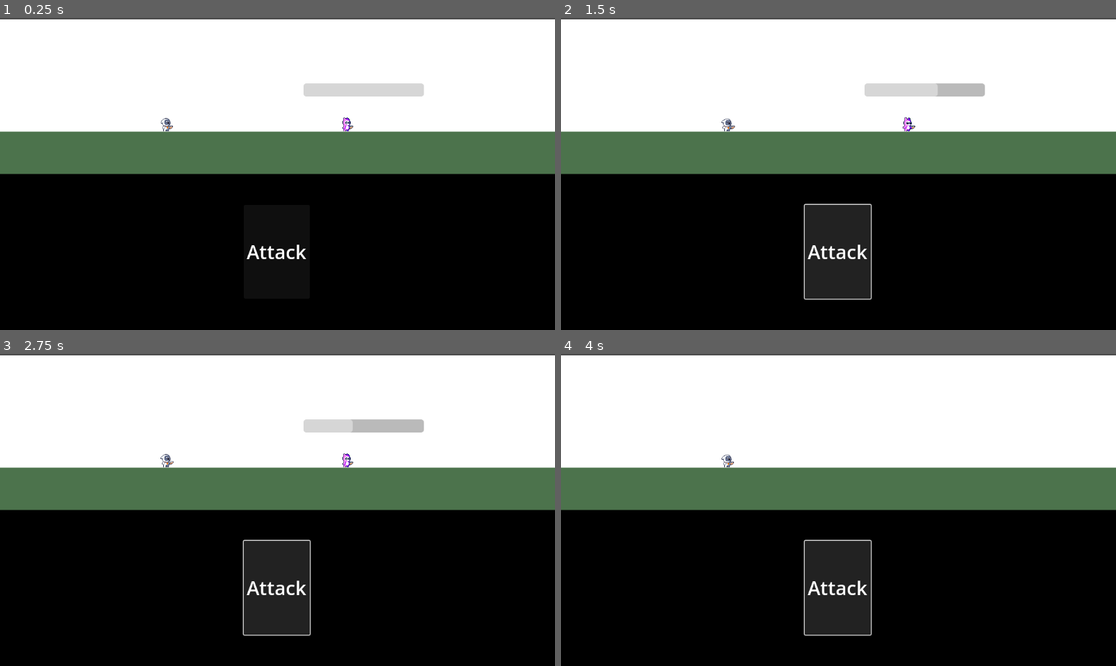
Above: before the commit, frames 1-4 (two rows, left to right).
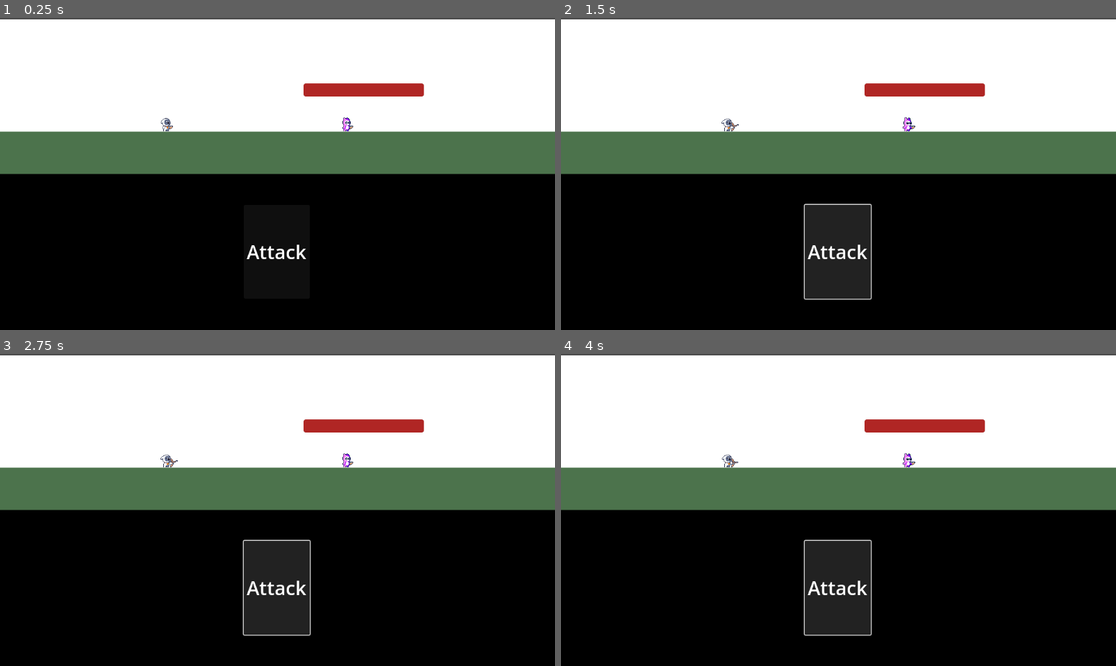
Above: after the commit, the same moments.

Repository: KylerGreen/TheAdventurersInn
Game: Godot game, scene res://Combat/combat_screen.tscn
Two runs of this game, one before a commit and one after it. Both use one fixed random seed, a clock stepped at 60 frames per second and the inputs below. This scene is started directly instead of the project's main scene.
Inputs:
- Up to frame 1 (0.25 s): no input
- Up to frame 2 (1.5 s): click "Attack" at 0.5 s; click "Attack" at 1.25 s
- Up to frame 3 (2.75 s): click "Attack" at 2 s
- Up to frame 4 (4 s): tap Enter at 2.75 s; tap Space at 3.5 s

The runs differ from the first frame. In frame 1, 0.9% of the frame differs, in the area x 54-77%, y 20-26%; in frame 2, 1.0%; in frame 3, 1.0%; in frame 4, 1.0%, in the area x 28-77%, y 20-37%.

Commit message:
Added an Attack Animation

Diff:
--- a/Combat/combat_screen.tscn
+++ b/Combat/combat_screen.tscn
@@ -1,8 +1,21 @@
-[gd_scene load_steps=4 format=3 uid="uid://bnn1ckl1lp2of"]
+[gd_scene load_steps=6 format=3 uid="uid://bnn1ckl1lp2of"]
 
 [ext_resource type="PackedScene" uid="uid://c4h3lrphnxcfo" path="res://Player/player.tscn" id="1_eujwl"]
 [ext_resource type="Script" path="res://Combat/combat_screen.gd" id="1_h4aju"]
 [ext_resource type="PackedScene" uid="uid://bde8vyu82ygpk" path="res://Enemies/enemy_1.tscn" id="2_5i270"]
+
+[sub_resource type="StyleBoxFlat" id="StyleBoxFlat_tdtl3"]
+corner_radius_top_left = 5
+corner_radius_top_right = 5
+corner_radius_bottom_right = 5
+corner_radius_bottom_left = 5
+
+[sub_resource type="StyleBoxFlat" id="StyleBoxFlat_hbimm"]
+bg_color = Color(0.692079, 0.148913, 0.140935, 1)
+corner_radius_top_left = 5
+corner_radius_top_right = 5
+corner_radius_bottom_right = 5
+corner_radius_bottom_left = 5
 
 [node name="Combat_Screen" type="Node2D"]
 script = ExtResource("1_h4aju")
@@ -14,12 +27,14 @@
 offset_bottom = 323.0
 
 [node name="ColorRect2" type="ColorRect" parent="ColorRect"]
+layout_mode = 0
 offset_top = 321.0
 offset_right = 1155.0
 offset_bottom = 647.0
 color = Color(0, 0, 0, 1)
 
 [node name="ColorRect3" type="ColorRect" parent="ColorRect/ColorRect2"]
+layout_mode = 0
 offset_left = -2.0
 offset_top = -88.0
 offset_right = 1154.0
@@ -39,6 +54,8 @@
 offset_top = -78.0
 offset_right = 155.0
 offset_bottom = -51.0
+theme_override_styles/background = SubResource("StyleBoxFlat_tdtl3")
+theme_override_styles/fill = SubResource("StyleBoxFlat_hbimm")
 max_value = 10.0
 show_percentage = false
 
@@ -63,4 +80,10 @@
 theme_override_font_sizes/font_size = 40
 text = "Attack"
 
+[node name="Timer" type="Timer" parent="."]
+unique_name_in_owner = true
+
+[connection signal="pressed" from="Button" to="Player" method="_on_button_pressed"]
 [connection signal="pressed" from="Button" to="Enemy1" method="_on_button_pressed"]
+[connection signal="timeout" from="Timer" to="Player" method="_on_timer_timeout"]
+[connection signal="timeout" from="Timer" to="Enemy1" method="_on_timer_timeout"]
--- a/Enemies/enemy_1.gd
+++ b/Enemies/enemy_1.gd
@@ -6,7 +6,14 @@
 	%Enemy1_Animation.play("Idle")
 	%EnemyHealth.value = health
 
-func _on_button_pressed():
+#func _on_button_pressed():
+	#health -= 2
+	#%EnemyHealth.value = health
+	#if health <= 0:
+		#queue_free()
+
+
+func _on_timer_timeout():
 	health -= 2
 	%EnemyHealth.value = health
 	if health <= 0:
--- a/Player/player.gd
+++ b/Player/player.gd
@@ -4,3 +4,16 @@
 
 func _ready():
 	%Player_Animation.play("Idle")
+
+func _on_button_pressed():
+	%Arm_Animation.visible = true
+	%Player_Animation.play("Attack")
+	%Arm_Animation.play("Attack")
+	%Timer.start()
+
+func _on_timer_timeout():
+	%Timer.stop()
+	%Player_Animation.stop()
+	%Arm_Animation.stop()
+	%Arm_Animation.visible = false
+	%Player_Animation.play("Idle")
--- a/Player/player.tscn
+++ b/Player/player.tscn
@@ -1,7 +1,83 @@
-[gd_scene load_steps=9 format=3 uid="uid://c4h3lrphnxcfo"]
+[gd_scene load_steps=24 format=3 uid="uid://c4h3lrphnxcfo"]
 
 [ext_resource type="Script" path="res://Player/player.gd" id="1_raysf"]
 [ext_resource type="Texture2D" uid="uid://b5h0huppvt2j3" path="res://Assets/craftpix-net-661050-free-tiny-pixel-hero-sprites-with-bow-attacks/2/Idle.png" id="2_bjbs7"]
+[ext_resource type="Texture2D" uid="uid://c8ctwkxsv7gpg" path="res://Assets/craftpix-net-661050-free-tiny-pixel-hero-sprites-with-bow-attacks/2/Attack.png" id="2_pkn8v"]
+[ext_resource type="Texture2D" uid="uid://cr0ycd47jjqe1" path="res://Assets/craftpix-net-661050-free-tiny-pixel-hero-sprites-with-bow-attacks/2/3.png" id="4_npr85"]
+
+[sub_resource type="AtlasTexture" id="AtlasTexture_3qa2f"]
+atlas = ExtResource("4_npr85")
+region = Rect2(0, 0, 42, 42)
+
+[sub_resource type="AtlasTexture" id="AtlasTexture_lv3wb"]
+atlas = ExtResource("4_npr85")
+region = Rect2(42, 0, 42, 42)
+
+[sub_resource type="AtlasTexture" id="AtlasTexture_y4eu4"]
+atlas = ExtResource("4_npr85")
+region = Rect2(84, 0, 42, 42)
+
+[sub_resource type="AtlasTexture" id="AtlasTexture_br3bb"]
+atlas = ExtResource("4_npr85")
+region = Rect2(126, 0, 42, 42)
+
+[sub_resource type="AtlasTexture" id="AtlasTexture_gy5ep"]
+atlas = ExtResource("4_npr85")
+region = Rect2(168, 0, 42, 42)
+
+[sub_resource type="AtlasTexture" id="AtlasTexture_ncs8o"]
+atlas = ExtResource("4_npr85")
+region = Rect2(210, 0, 42, 42)
+
+[sub_resource type="SpriteFrames" id="SpriteFrames_pueq4"]
+animations = [{
+"frames": [{
+"duration": 1.0,
+"texture": SubResource("AtlasTexture_3qa2f")
+}, {
+"duration": 1.0,
+"texture": SubResource("AtlasTexture_lv3wb")
+}, {
+"duration": 1.0,
+"texture": SubResource("AtlasTexture_y4eu4")
+}, {
+"duration": 1.0,
+"texture": SubResource("AtlasTexture_br3bb")
+}, {
+"duration": 1.0,
+"texture": SubResource("AtlasTexture_gy5ep")
+}, {
+"duration": 1.0,
+"texture": SubResource("AtlasTexture_ncs8o")
+}],
+"loop": true,
+"name": &"Attack",
+"speed": 5.0
+}]
+
+[sub_resource type="AtlasTexture" id="AtlasTexture_gm6gi"]
+atlas = ExtResource("2_pkn8v")
+region = Rect2(210, 0, 42, 42)
+
+[sub_resource type="AtlasTexture" id="AtlasTexture_msgs8"]
+atlas = ExtResource("2_pkn8v")
+region = Rect2(0, 0, 42, 42)
+
+[sub_resource type="AtlasTexture" id="AtlasTexture_shqi1"]
+atlas = ExtResource("2_pkn8v")
+region = Rect2(42, 0, 42, 42)
+
+[sub_resource type="AtlasTexture" id="AtlasTexture_bd38k"]
+atlas = ExtResource("2_pkn8v")
+region = Rect2(84, 0, 42, 42)
+
+[sub_resource type="AtlasTexture" id="AtlasTexture_8klmg"]
+atlas = ExtResource("2_pkn8v")
+region = Rect2(126, 0, 42, 42)
+
+[sub_resource type="AtlasTexture" id="AtlasTexture_3gle5"]
+atlas = ExtResource("2_pkn8v")
+region = Rect2(168, 0, 42, 42)
 
 [sub_resource type="AtlasTexture" id="AtlasTexture_ivuwj"]
 atlas = ExtResource("2_bjbs7")
@@ -21,6 +97,29 @@
 
 [sub_resource type="SpriteFrames" id="SpriteFrames_1hb7p"]
 animations = [{
+"frames": [{
+"duration": 1.0,
+"texture": SubResource("AtlasTexture_gm6gi")
+}, {
+"duration": 1.0,
+"texture": SubResource("AtlasTexture_msgs8")
+}, {
+"duration": 1.0,
+"texture": SubResource("AtlasTexture_shqi1")
+}, {
+"duration": 1.0,
+"texture": SubResource("AtlasTexture_bd38k")
+}, {
+"duration": 1.0,
+"texture": SubResource("AtlasTexture_8klmg")
+}, {
+"duration": 1.0,
+"texture": SubResource("AtlasTexture_3gle5")
+}],
+"loop": true,
+"name": &"Attack",
+"speed": 5.0
+}, {
 "frames": [{
 "duration": 1.0,
 "texture": SubResource("AtlasTexture_ivuwj")
@@ -45,11 +144,19 @@
 [node name="Player" type="CharacterBody2D"]
 script = ExtResource("1_raysf")
 
+[node name="Arm_Animation" type="AnimatedSprite2D" parent="."]
+unique_name_in_owner = true
+visible = false
+position = Vector2(1, 2)
+sprite_frames = SubResource("SpriteFrames_pueq4")
+animation = &"Attack"
+frame_progress = 0.966284
+
 [node name="Player_Animation" type="AnimatedSprite2D" parent="."]
 unique_name_in_owner = true
 sprite_frames = SubResource("SpriteFrames_1hb7p")
-animation = &"Idle"
-frame_progress = 0.479631
+animation = &"Attack"
+frame_progress = 0.188224
 
 [node name="CollisionShape2D" type="CollisionShape2D" parent="."]
 position = Vector2(-5, 7.5)
